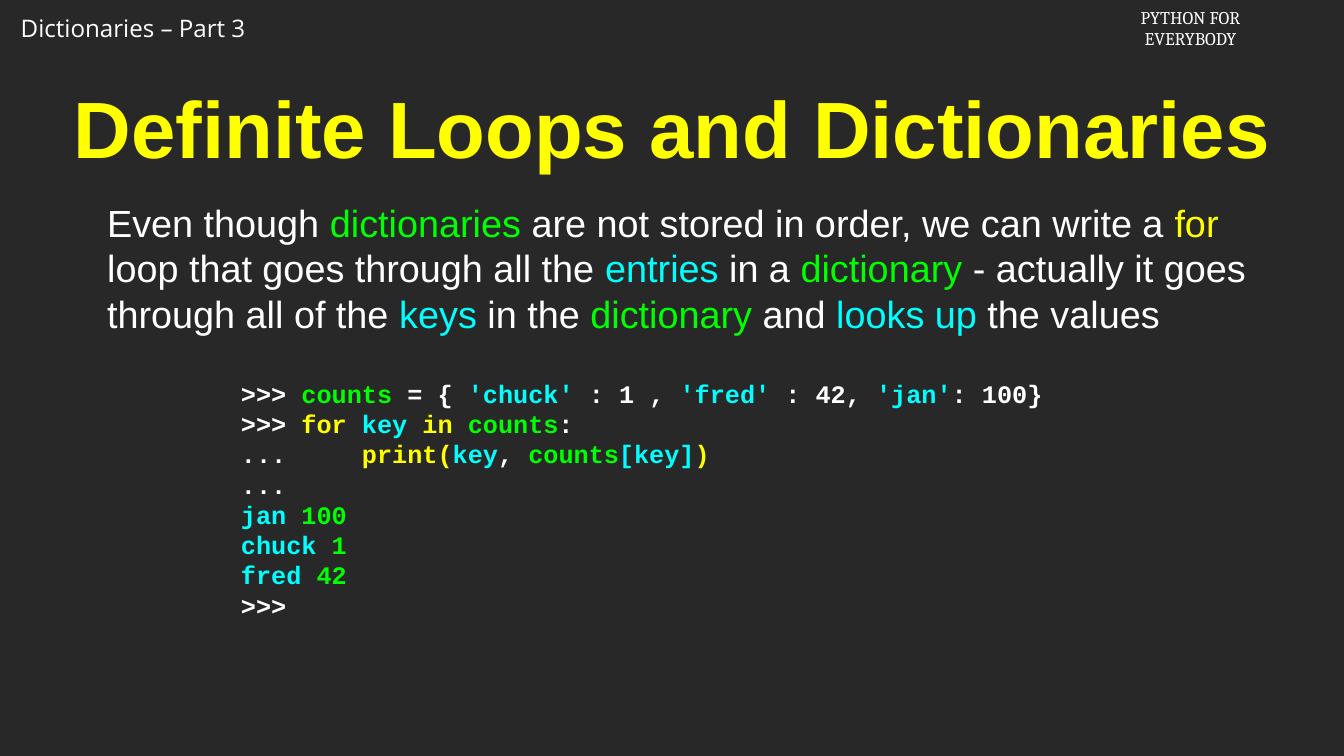
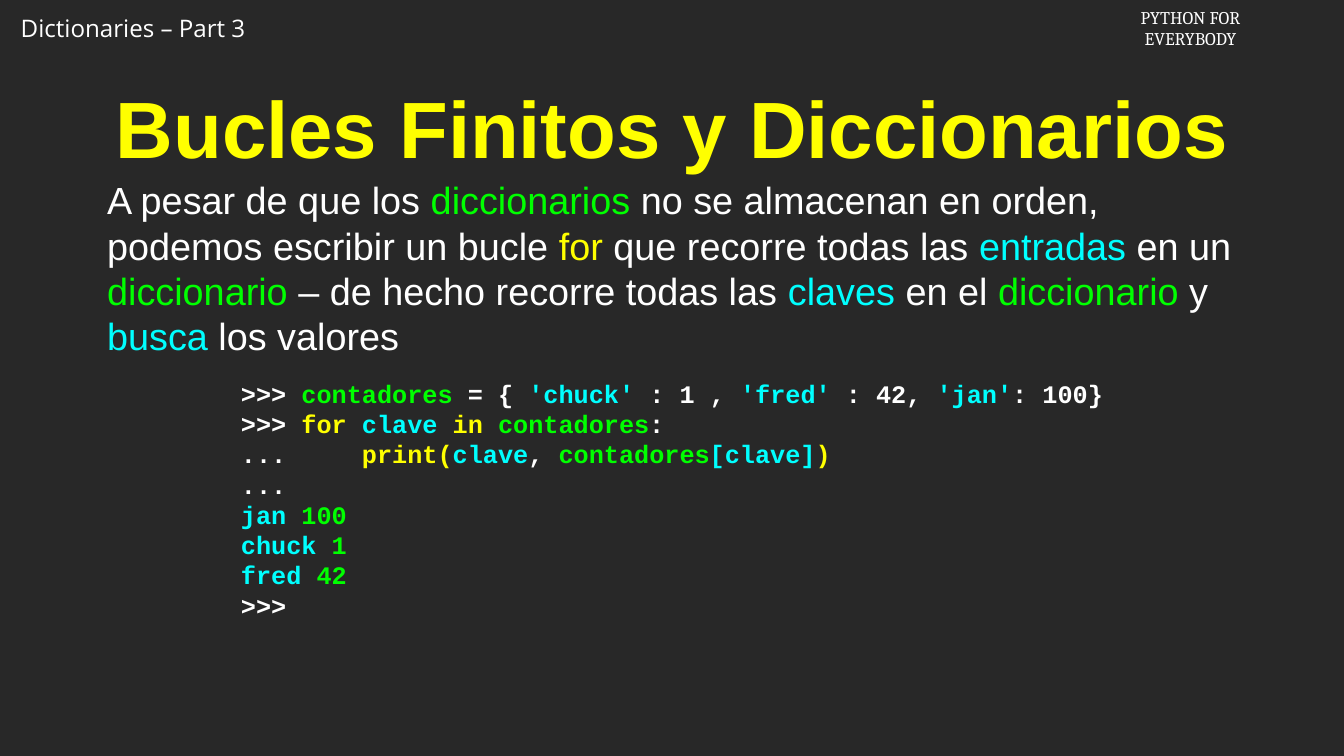
Before and after one commit to csev/py4e, a slide deck: slide 5 of ai/9.3.pptx. Drawn at 1344x756 pixels with LibreOffice and Linux fonts; fonts in the diff are those of the drawing; background and template pictures are left out. Boxes give left, top, right and bottom in pixels: in the first picture for what was removed or moved away, otherwise in the second. Text is boxed around its words. In the diff, an @@ line names an element or a change of style, - is before the commit and + after.

```diff
--- a/ai/9.3.pptx
+++ b/ai/9.3.pptx
@@ title at <box>116,100,1227,173</box>: text changed @@
-Definite Loops and Dictionaries
+Bucles Finitos y Diccionarios
@@ text at <box>107,186,1231,351</box>: text changed @@
-Even though dictionaries are not stored in order, we can write a for loop that goes through all the entries in a dictionary - actually it goes through all of the keys in the dictionary and looks up the values
+A pesar de que los diccionarios no se almacenan en orden, podemos escribir un bucle for que recorre todas las entradas en un diccionario – de hecho recorre todas las claves en el diccionario y busca los valores
@@ text at <box>301,384,1103,469</box>: text changed @@
->>> counts = { 'chuck' : 1 , 'fred' : 42, 'jan': 100}
->>> for key in counts:
-... print(key, counts[key])
+>>> contadores = { 'chuck' : 1 , 'fred' : 42, 'jan': 100}
+>>> for clave in contadores:
+... print(clave, contadores[clave])
```
Also in this commit, not shown: 5 other slides changed, 4 slides added, 4 slides removed.
